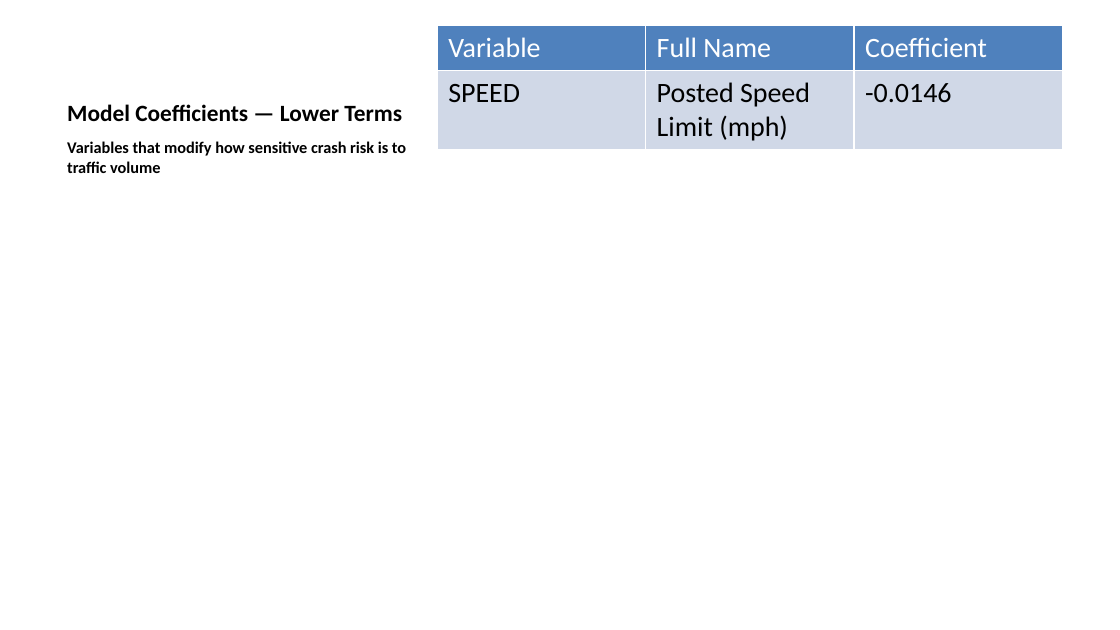
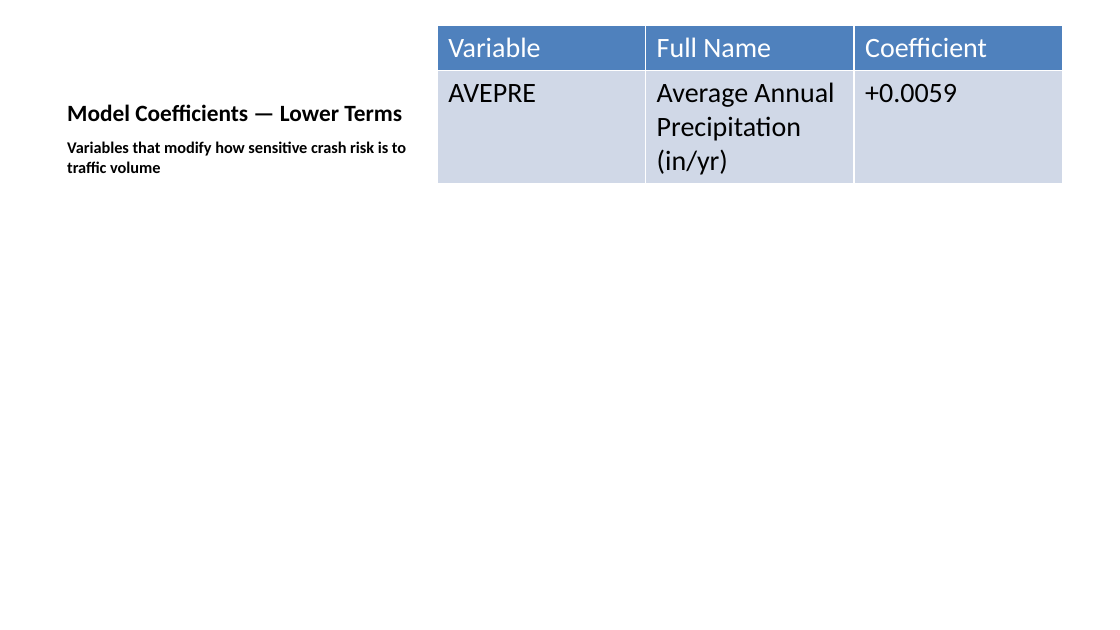
Before and after one commit to zahern/MetaCount, a slide deck: slide 8 of metacountregressor/scripts/washington_cmf_presentation.pptx. Drawn at 1120x630 pixels with LibreOffice and Linux fonts; fonts in the diff are those of the drawing. Boxes give left, top, right and bottom in pixels: in the first picture for what was removed or moved away, otherwise in the second. Text is boxed around its words. In the diff, an @@ line names an element or a change of style, - is before the commit and + after.

```diff
--- a/metacountregressor/scripts/washington_cmf_presentation.pptx
+++ b/metacountregressor/scripts/washington_cmf_presentation.pptx
@@ table at box(437, 25, 1062, 561) @@
-row 2: SPEED | Posted Speed Limit (mph) | -0.0146
+row 2: AVEPRE | Average Annual Precipitation (in/yr) | +0.0059
```
Also in this commit, not shown: 2 other slides changed, 31 other files.
